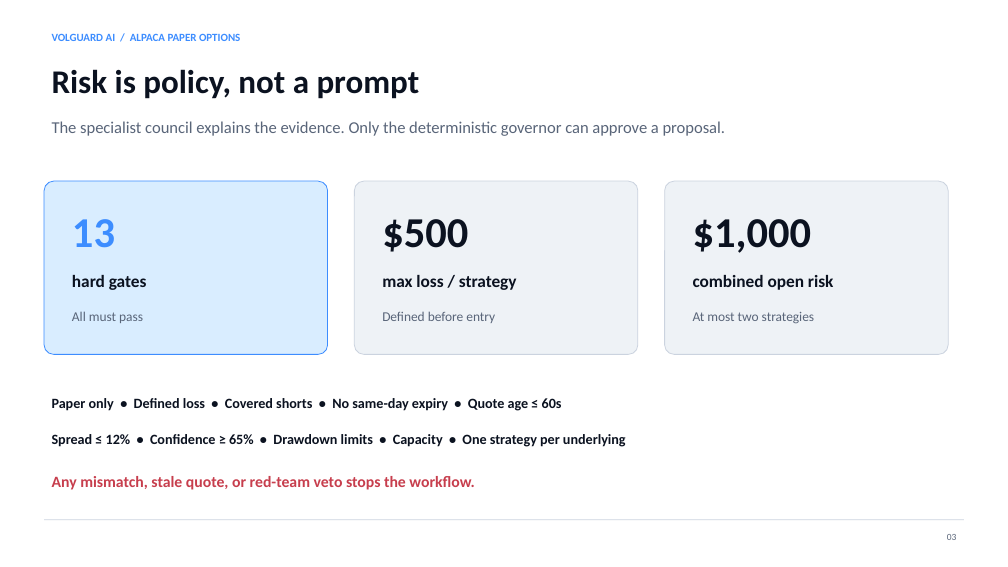
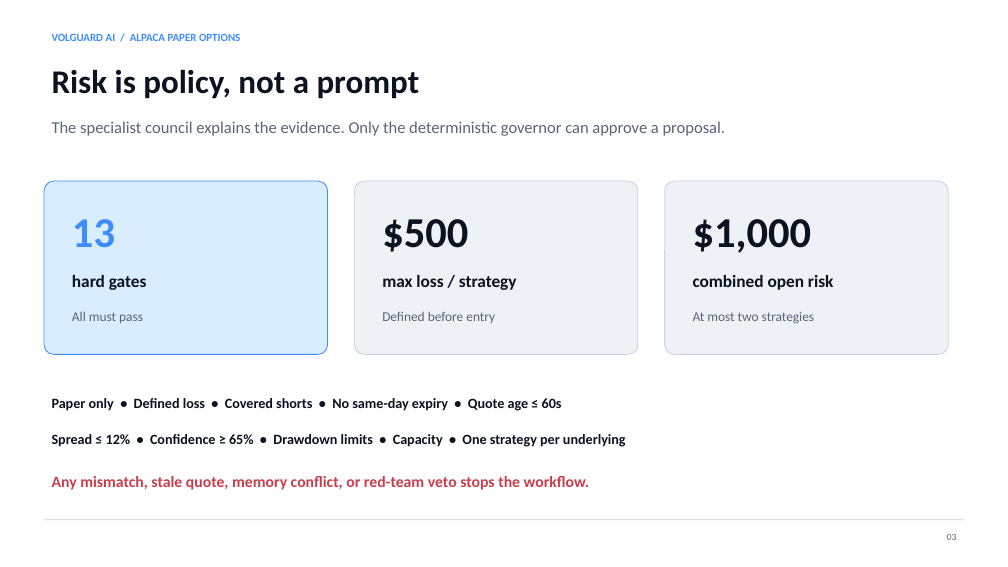
Before and after one commit to Brikita/Alpaca, a slide deck: slide 3 of docs/VolGuard_Hackathon_Deck.pptx. Drawn at 1008x567 pixels with LibreOffice and Linux fonts; fonts in the diff are those of the drawing. Boxes give left, top, right and bottom in pixels: in the first picture for what was removed or moved away, otherwise in the second. Text is boxed around its words. In the diff, an @@ line names an element or a change of style, - is before the commit and + after.

Commit message:
feat: gate entries with decision memory

```diff
--- a/docs/VolGuard_Hackathon_Deck.pptx
+++ b/docs/VolGuard_Hackathon_Deck.pptx
@@ text at [52,476,589,490]: text changed @@
-Any mismatch, stale quote, or red-team veto stops the workflow.
+Any mismatch, stale quote, memory conflict, or red-team veto stops the workflow.
```
Also in this commit, not shown: 2 other slides changed, 19 other files.
